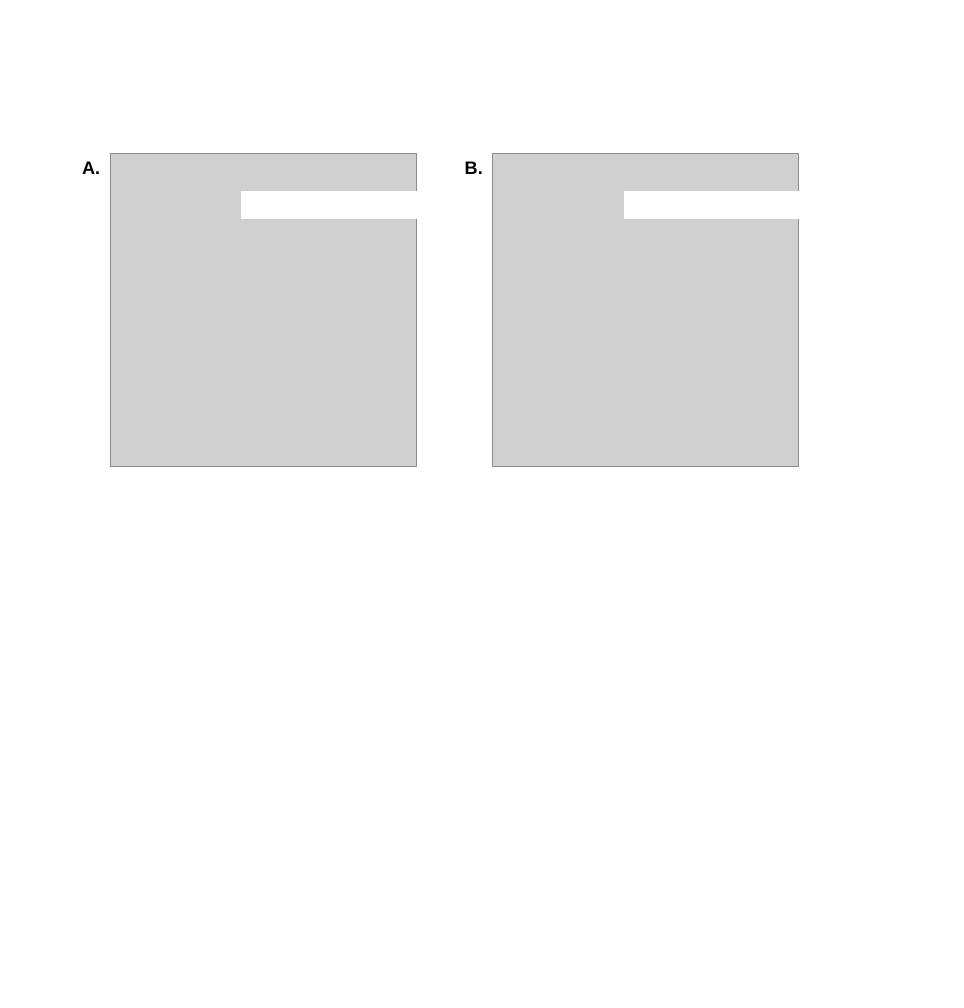
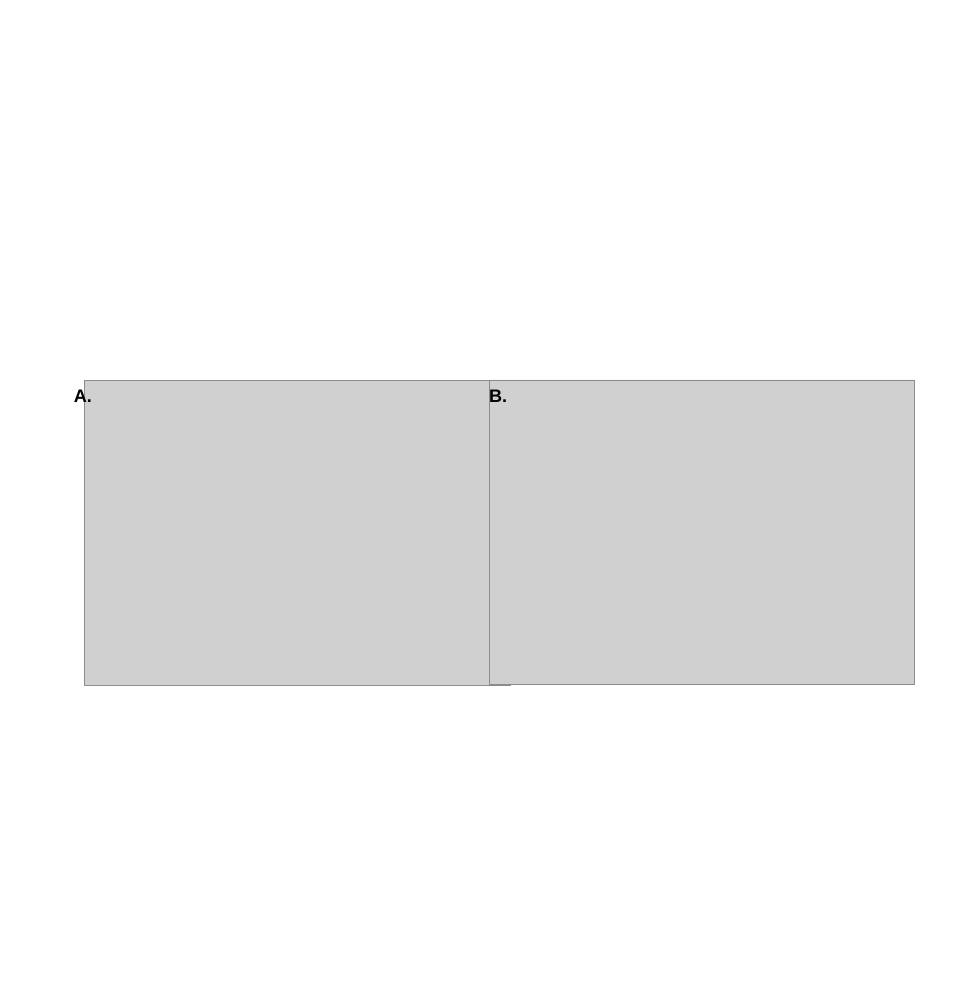
Before and after one commit to rmuzzatti/honours, a slide deck: slide 5 of Writing/thesis/results/results_figures.pptx (slide 2 before the commit). Drawn at 964x1008 pixels with LibreOffice and Linux fonts; fonts in the diff are those of the drawing; grey boxes stand for pictures. Boxes give left, top, right and bottom in pixels: in the first picture for what was removed or moved away, otherwise in the second. Text is boxed around its words. In the diff, an @@ line names an element or a change of style, - is before the commit and + after.

```diff
--- a/Writing/thesis/results/results_figures.pptx
+++ b/Writing/thesis/results/results_figures.pptx
@@ picture removed at bbox=[110, 153, 416, 466] @@
@@ picture removed at bbox=[493, 153, 799, 466] @@
@@ rectangle removed at bbox=[242, 191, 439, 219] @@
@@ rectangle removed at bbox=[625, 191, 822, 219] @@
@@ text "A." rewrapped from bbox=[82, 161, 100, 174] to bbox=[74, 388, 92, 406] @@
@@ picture added at bbox=[85, 381, 510, 685] @@
@@ text "B." rewrapped from bbox=[465, 161, 483, 174] to bbox=[489, 388, 507, 406] @@
@@ picture added at bbox=[489, 380, 914, 685] @@
```
Also in this commit, not shown: 6 other slides changed, 7 slides added, 3 slides removed, 47 other files.
